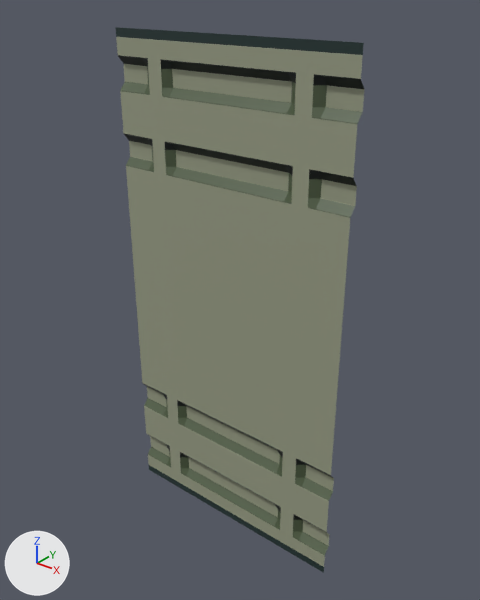
Before and after pictures for a commit that changed the glTF model assets/models/environment/Wall_01.glb.
One viewpoint serves both versions: a 50 mm camera at (1.45, -1.23, 2.16) aimed at (0.02, 0.56, 1.05). Arrows for +X, +Y and +Z are at lower left; the lights stay in place.

In view in the first picture: 'Wall_01'.
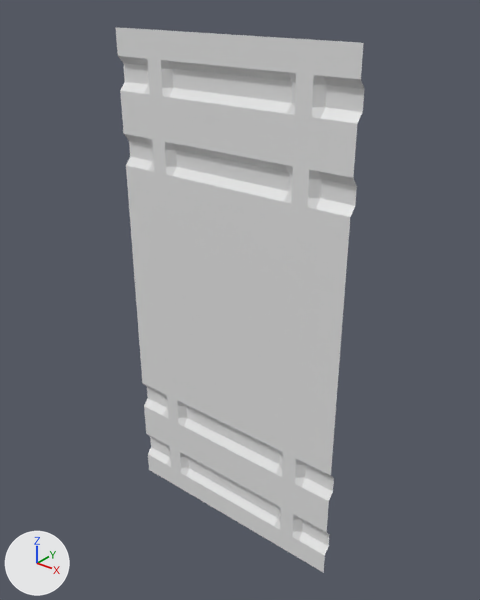
The newer file is also rescaled (x2.0) as a whole; pictures and numbers use the older file's frame.

Boxes (x1, y1, x2, y2) around the edits, measured in the pictures (480 x 600 px):
```json
{"object": "Wall_01", "change": "recoloured", "before": [116, 27, 364, 573], "after": [116, 27, 364, 573]}
```

Scene script edits in JSON lines:
```json
{"block": "me_cube_012", "where": "me_cube_012.from_pydata(...)  # 180 vertices, 306 faces; spans x -0.5..0.5, y 0.5..0.52, z 0.0..2.0"}
{"op": "remove", "block": "me_cube_012", "code": "me_cube_012.materials.append(mat_envtexture)  # picture img_environment_textures_001"}
```
